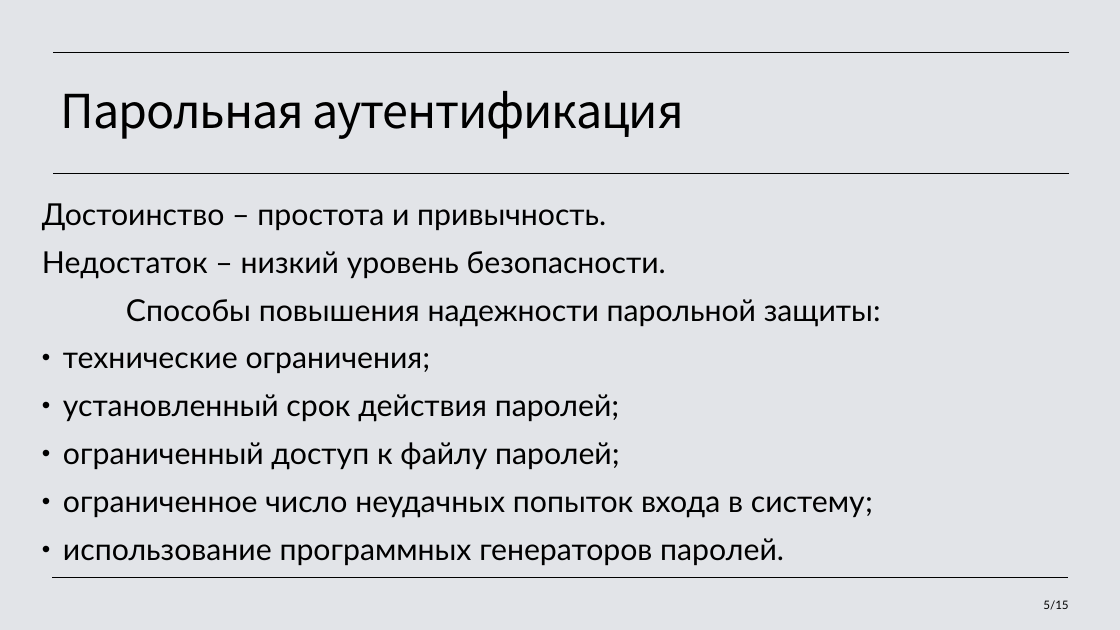
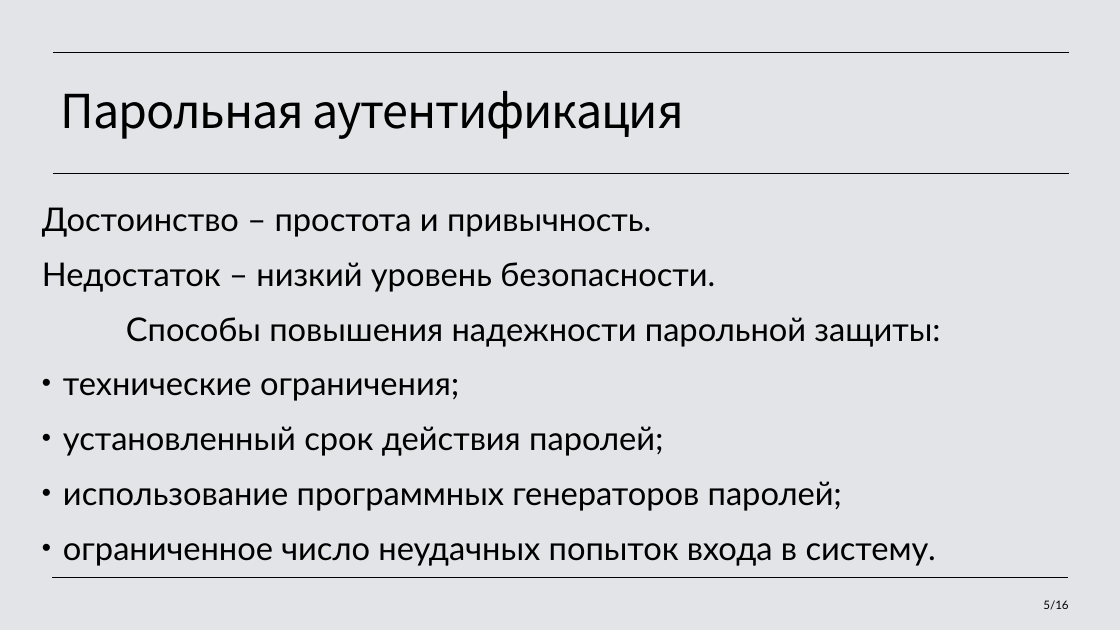
Before and after one commit to LiliyaPonomareva/Information-Security, a slide deck: slide 5 of paper/Идентификация и аутентификация, управление доступом.pptx. Drawn at 1120x630 pixels with LibreOffice and Linux fonts; fonts in the diff are those of the drawing. Boxes give left, top, right and bottom in pixels: in the first picture for what was removed or moved away, otherwise in the second. Text is boxed around its words. In the diff, an @@ line names an element or a change of style, - is before the commit and + after.

```diff
--- a/paper/Идентификация и аутентификация, управление доступом.pptx
+++ b/paper/Идентификация и аутентификация, управление доступом.pptx
@@ text at [42,207,940,456]: size 25.9 to 28 pt in "Достоинство – простота и привычность.", "Недостаток – низкий уровень безопасности.", "Способы повышения надежности парольной защиты:", "технические ограничения;" and 1 more places; line spacing 1 to 1.1 @@
@@ text at [63,481,936,566]: text changed; size 25.9 to 28 pt @@
-• ограниченный доступ к файлу паролей;
-• ограниченное число неудачных попыток входа в систему;
-• использование программных генераторов паролей.
+• использование программных генераторов паролей;
+• ограниченное число неудачных попыток входа в систему.
@@ page number at [1043,600,1068,610]: text changed @@
-5/15
+5/16
```
Also in this commit, not shown: 9 other slides changed, 1 slide added, 35 other files.
